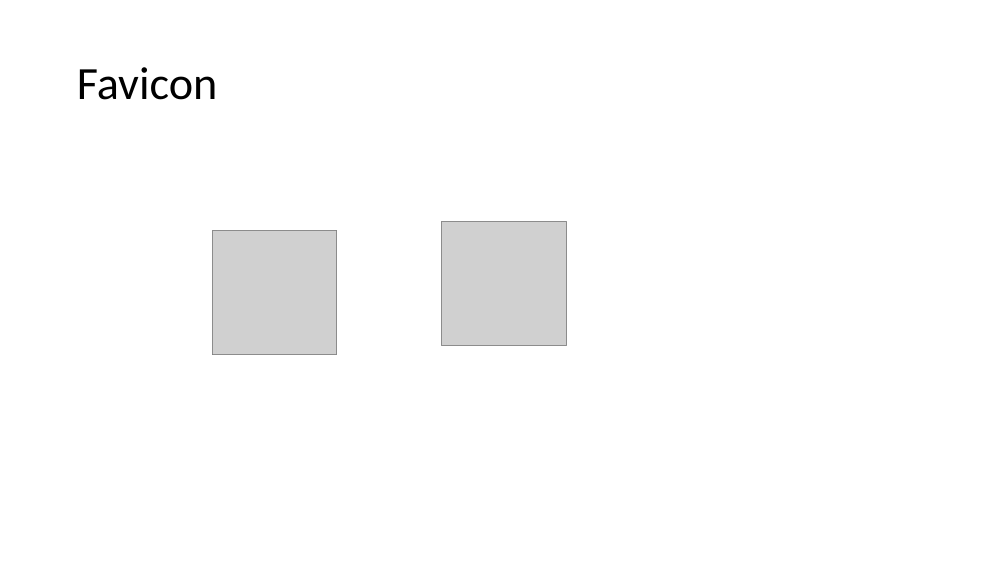
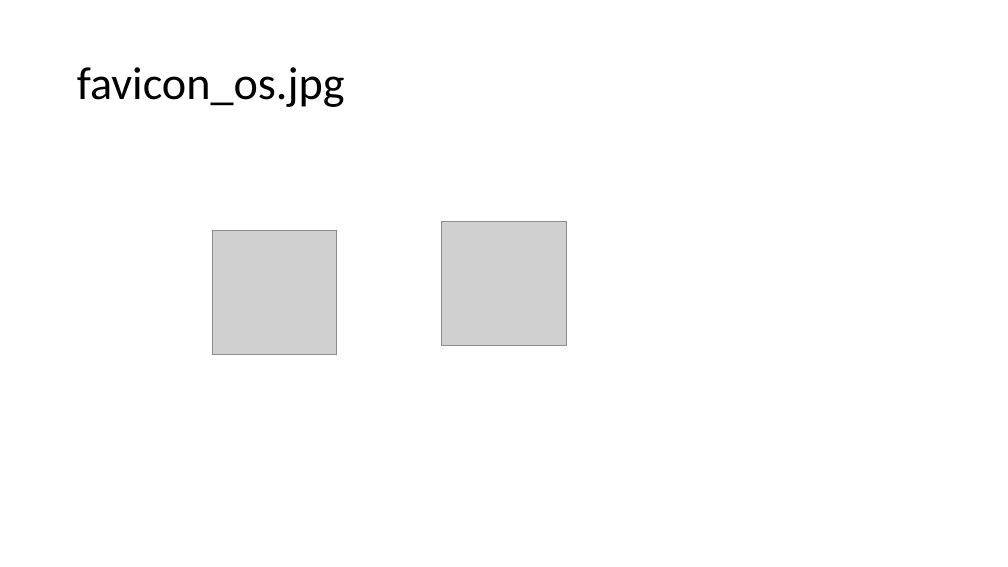
Before and after one commit to LukasRoeseler/opensciencebuch, a slide deck: slide 17 of images/Abbildungen-01.pptx. Drawn at 1008x567 pixels with LibreOffice and Linux fonts; fonts in the diff are those of the drawing; grey boxes stand for pictures. Boxes give left, top, right and bottom in pixels: in the first picture for what was removed or moved away, otherwise in the second. Text is boxed around its words. In the diff, an @@ line names an element or a change of style, - is before the commit and + after.

```diff
--- a/images/Abbildungen-01.pptx
+++ b/images/Abbildungen-01.pptx
@@ title at (77,67,345,107): text changed @@
-Favicon
+favicon_os.jpg
```
Also in this commit, not shown: 13 other slides changed, 3 slides added, 3 slides removed, 1 other file.
